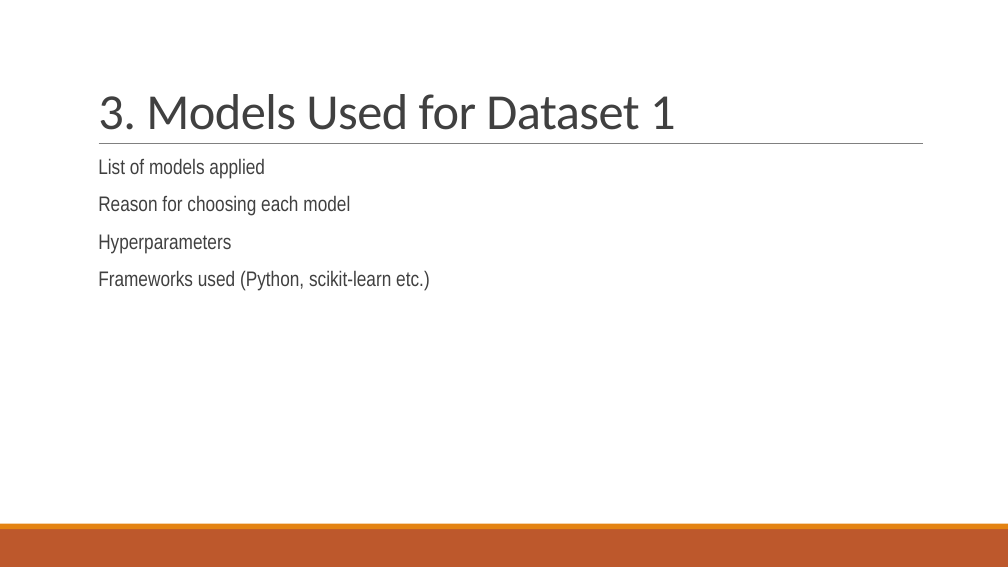
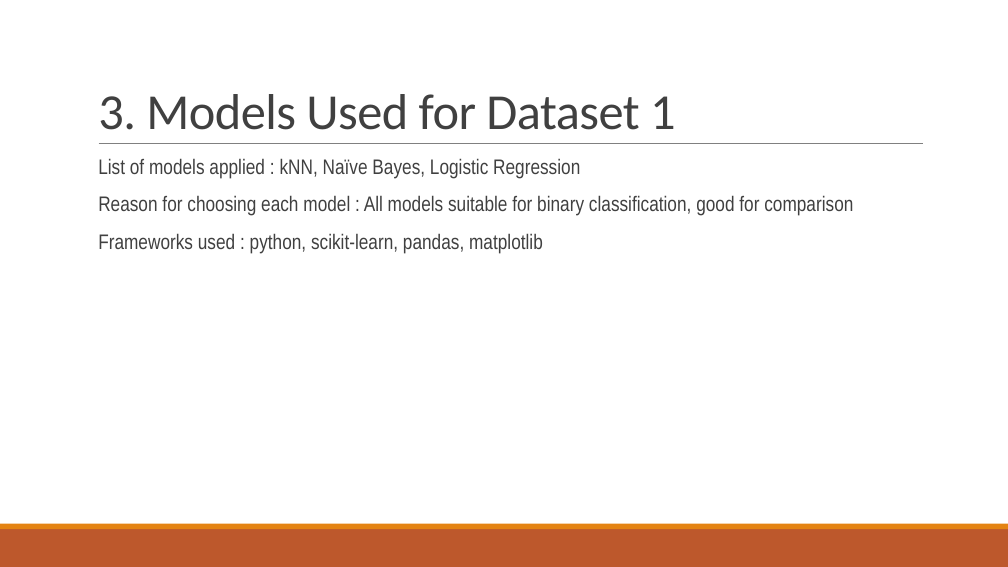
Before and after one commit to akay6483/mmml-ecommerce, a slide deck: slide 7 of docs/23CSE301_A8.pptx. Drawn at 1008x567 pixels with LibreOffice and Linux fonts; fonts in the diff are those of the drawing; background and template pictures are left out. Boxes give left, top, right and bottom in pixels: in the first picture for what was removed or moved away, otherwise in the second. Text is boxed around its words. In the diff, an @@ line names an element or a change of style, - is before the commit and + after.

```diff
--- a/docs/23CSE301_A8.pptx
+++ b/docs/23CSE301_A8.pptx
@@ text at <box>98,158,853,254</box>: text changed @@
-  List of models applied
-  Reason for choosing each model
-  Hyperparameters
-  Frameworks used (Python, scikit-learn etc.)
+  List of models applied : kNN, Naïve Bayes, Logistic Regression
+  Reason for choosing each model : All models suitable for binary classification, good for comparison
+  Frameworks used : python, scikit-learn, pandas, matplotlib
```
Also in this commit, not shown: 5 other slides changed, 1 other file.
